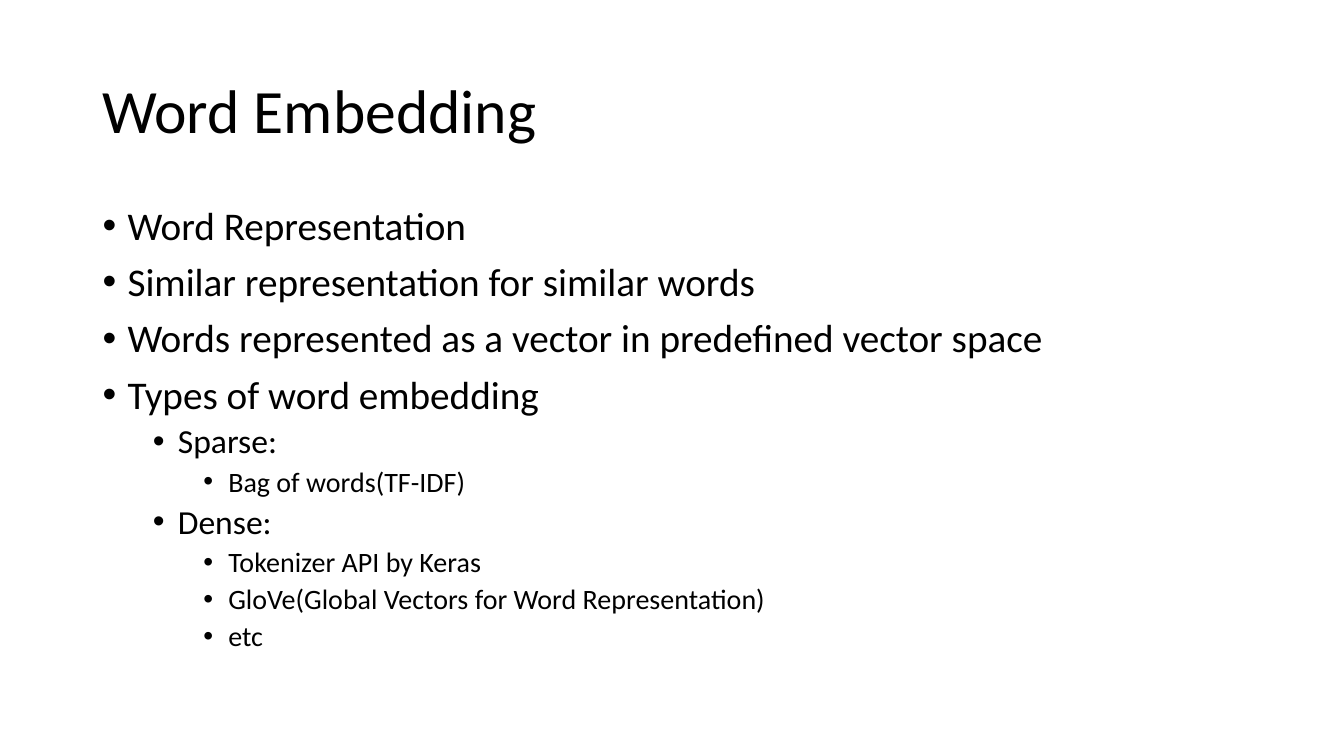
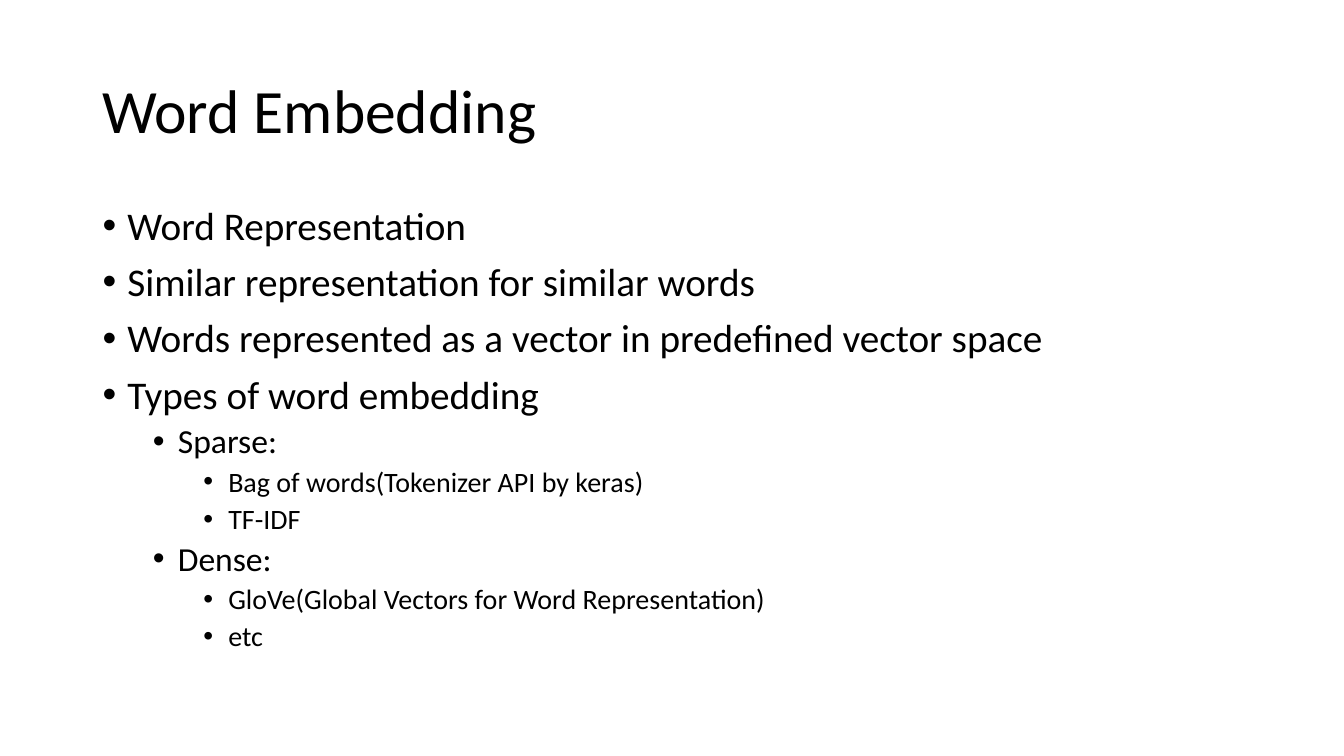
Before and after one commit to himani19/EmotionsFromText, a slide deck: slide 11 of Emotion From Text.pptx. Drawn at 1344x756 pixels with LibreOffice and Linux fonts; fonts in the diff are those of the drawing. Boxes give left, top, right and bottom in pixels: in the first picture for what was removed or moved away, otherwise in the second. Text is boxed around its words. In the diff, an @@ line names an element or a change of style, - is before the commit and + after.

Commit message:
Updated PPT

```diff
--- a/Emotion From Text.pptx
+++ b/Emotion From Text.pptx
@@ text at [228, 471, 643, 529]: text changed @@
-    • Bag of words(TF-IDF)
+    • Bag of words(Tokenizer API by keras)
+    • TF-IDF
@@ text at [228, 552, 481, 577]: paragraph removed @@
-    • Tokenizer API by Keras
```
Also in this commit, not shown: 2 other slides changed.
